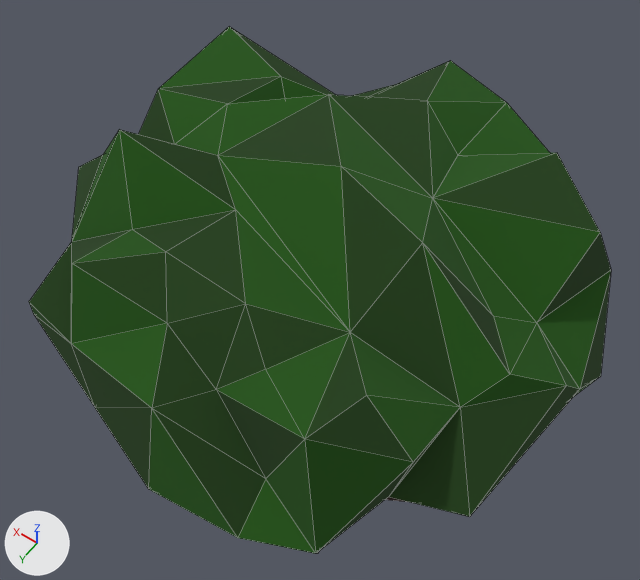
Before and after pictures for a commit that changed the FBX model Assets/GameAssets/Moss/Mech_Mokry.fbx.
One viewpoint serves both versions: a 50 mm camera at (-0.164, 0.233, 0.348) aimed at (-0.003, 0.007, -0.007). Arrows for +X, +Y and +Z are at lower left; the lights stay in place. Mesh edges are drawn as thin lines.
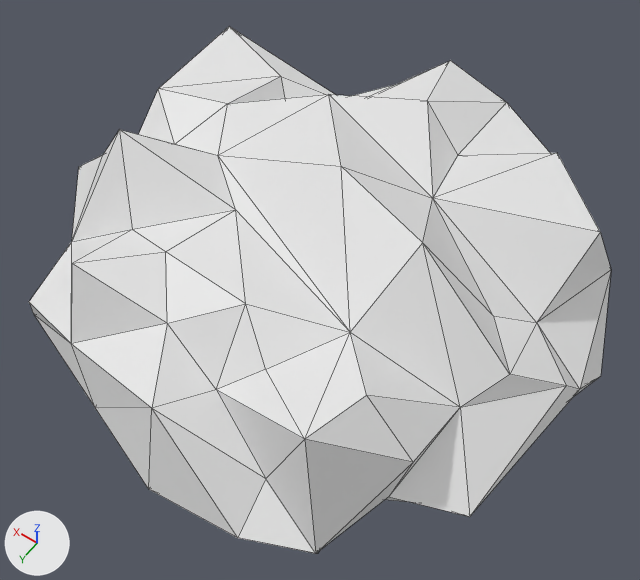
The change, as JSON lines over the scene's bpy script:
```json
{"block": "me_cube_002", "where": "me_cube_002.from_pydata(...)  # 110 vertices, 216 faces; spans x -0.139..0.147, y -0.166..0.136, z -0.05..0.07"}
{"block": "me_cube_002", "where": "# used by ob_cube_001; location = (0.0, 0.0, 0.0)"}
{"block": "me_cube_002", "change": "me_cube_002 part 1: all 86 faces that had it switch from mat_material_001 (dark green #1c5207) to no material"}
{"block": "me_cube_002", "change": "me_cube_002 part 2: all 78 faces that had it switch from mat_material_003 (dark green #1a3c0c) to no material"}
{"block": "me_cube_002", "change": "me_cube_002 part 3: all 52 faces that had it switch from mat_material_002 (dark red #371a13) to no material"}
```

Changed parts and their boxes (x1, y1, x2, y2) in the pictures (640 x 580 px):
```json
{"part": 1, "of": "me_cube_002", "change": "recoloured", "before": [29, 27, 611, 553], "after": [29, 27, 611, 553], "on screen": "green to white"}
{"part": 2, "of": "me_cube_002", "change": "recoloured", "before": [29, 26, 611, 553], "after": [29, 26, 611, 553], "on screen": "green to white"}
{"part": 3, "of": "me_cube_002", "change": "recoloured", "before": [385, 497, 408, 502], "after": [385, 497, 408, 502]}
```
